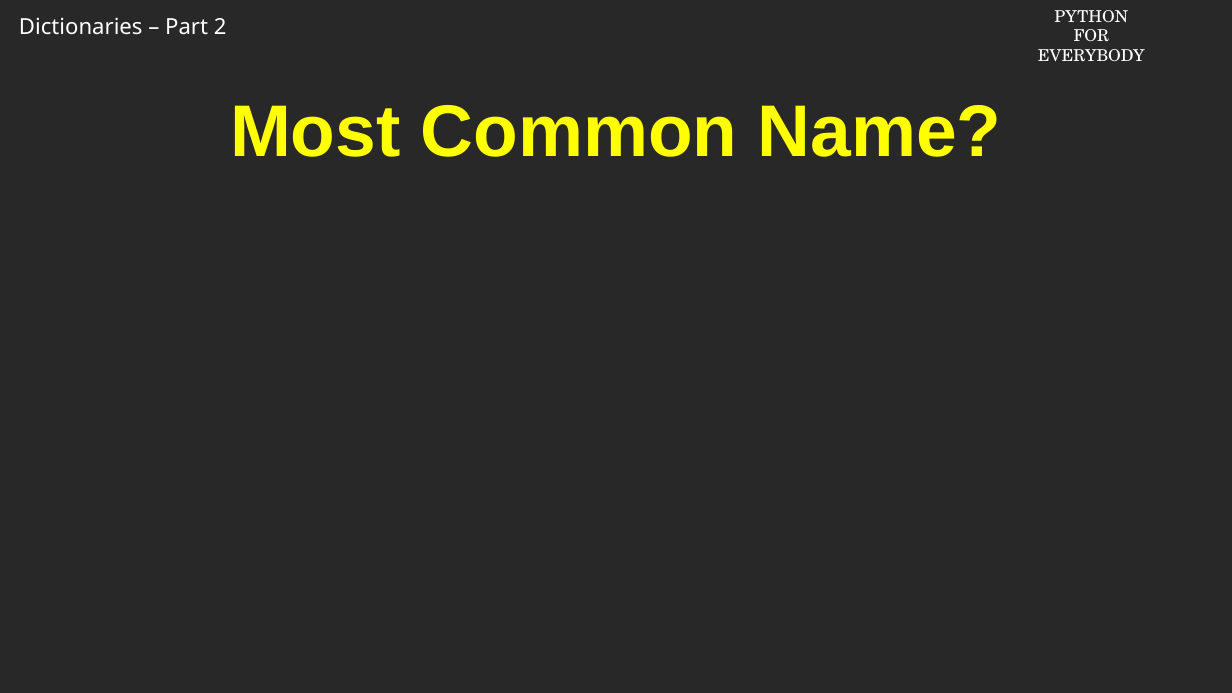
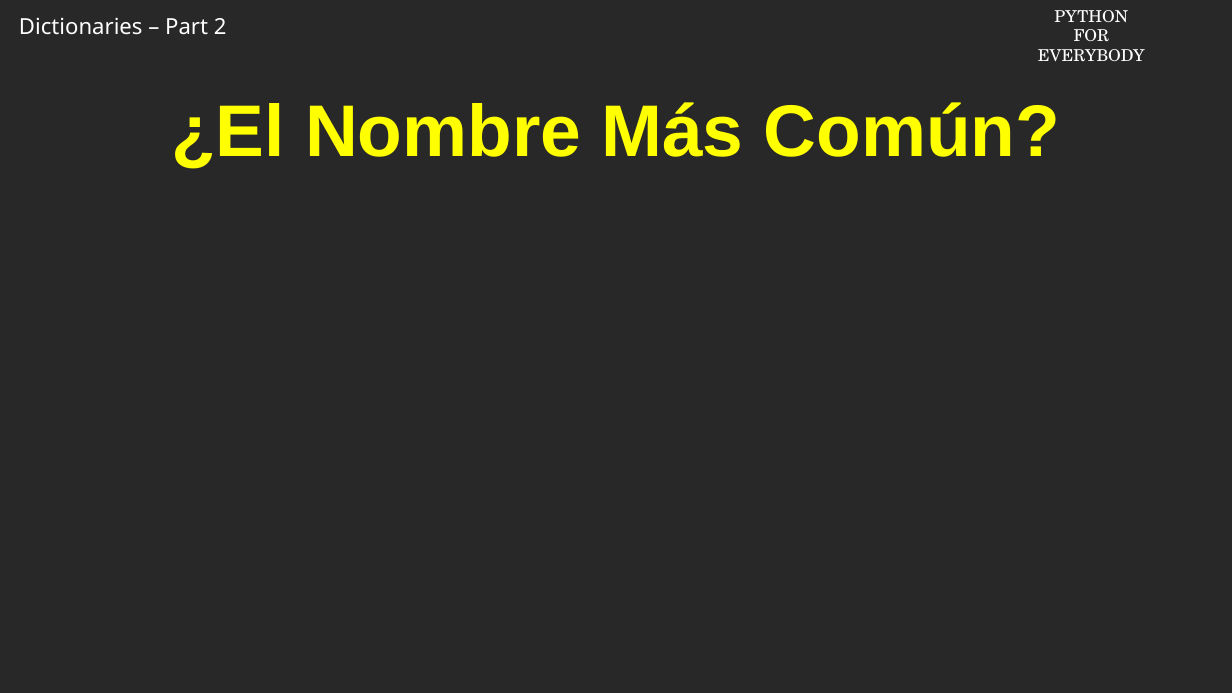
Before and after one commit to csev/py4e, a slide deck: slide 1 of ai/9.2.pptx. Drawn at 1232x693 pixels with LibreOffice and Linux fonts; fonts in the diff are those of the drawing; background and template pictures are left out. Boxes give left, top, right and bottom in pixels: in the first picture for what was removed or moved away, otherwise in the second. Text is boxed around its words. In the diff, an @@ line names an element or a change of style, - is before the commit and + after.

```diff
--- a/ai/9.2.pptx
+++ b/ai/9.2.pptx
@@ title at (171,102,1060,169): text changed @@
-Most Common Name?
+¿El Nombre Más Común?
```
Also in this commit, not shown: 8 other slides changed.
